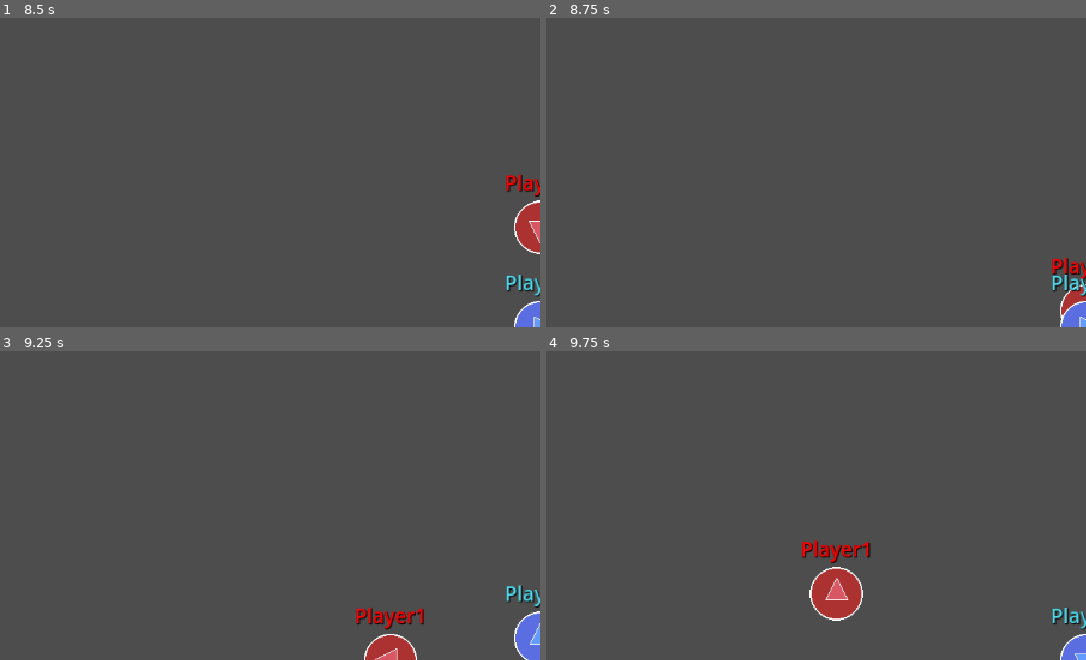
Above: before the commit, frames 1-4 (two rows, left to right).
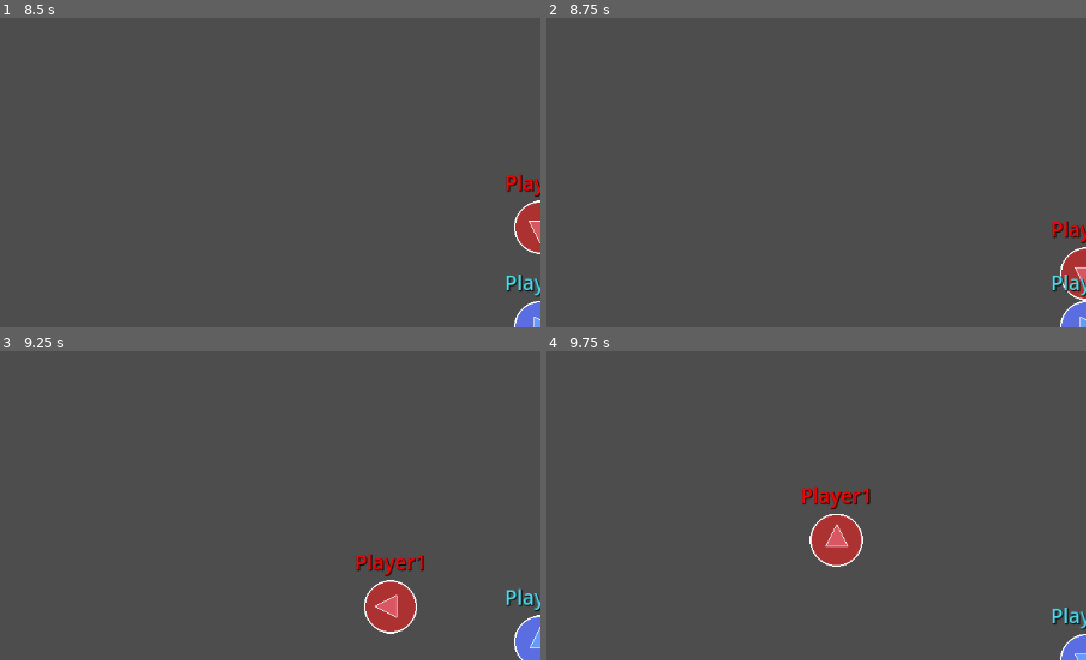
Above: after the commit, the same moments.

Repository: S2009-dev/animated-couscous
Game: Godot game, scene res://objects/scenes/players.tscn
The game is run twice, just before and just after one commit, with the same random seed, the same clock (stepped at 60 frames per second) and the same inputs. Before the commit the project has no main scene; this scene is started directly in both runs.
Inputs:
- Up to frame 1 (8.5 s): tap Enter at 0.5 s; hold D (player1_right) 0.53-1.28 s; hold Down (player2_down) 0.53-1.28 s; hold S (player1_down) 1.28-2.03 s; tap Left (player2_left) at 1.35, 4.35, 7.35 s; hold D (player1_right) 2.03-2.78 s; hold Right (player2_right) 2.03-2.78 s; hold W (player1_up) 2.78-3.53 s; tap Up (player2_up) at 2.85, 5.85 s; hold Down (player2_down) 3.53-4.28 s; hold A (player1_left) 3.53-5.03 s; hold S (player1_down) 5.03-5.78 s; hold Right (player2_right) 5.03-5.78 s; hold D (player1_right) 5.78-6.53 s; hold W (player1_up) 6.53-7.28 s; hold Down (player2_down) 6.53-7.28 s; hold D (player1_right) 7.28-8.03 s; hold S (player1_down) from 8.03 s (still down); hold Right (player2_right) from 8.03 s (still down)
- Up to frame 2 (8.75 s): keep holding S (player1_down); keep holding Right (player2_right)
- Up to frame 3 (9.25 s): release S (player1_down) at 8.78 s; release Right (player2_right) at 8.78 s; hold A (player1_left) from 8.78 s (still down); tap Up (player2_up) at 8.85 s
- Up to frame 4 (9.75 s): release A (player1_left) at 9.53 s; hold W (player1_up) from 9.53 s (still down); hold Down (player2_down) from 9.53 s (still down)

Frame 1 is identical in both runs. In frame 2, 0.9% of the frame differs, in the area x 93-100%, y 65-98%; in frame 3, 3.0%; in frame 4, 3.2%, in the area x 47-61%, y 43-88%.

Commit message:
feat(players): :sparkles: handle players collisions

Diff:
--- a/objects/entities/players/player_1.tscn
+++ b/objects/entities/players/player_1.tscn
@@ -1,11 +1,14 @@
-[gd_scene load_steps=3 format=3 uid="uid://yi03qgjo3ayc"]
+[gd_scene load_steps=4 format=3 uid="uid://yi03qgjo3ayc"]
 
+[ext_resource type="Script" uid="uid://budv22nt8mcxn" path="res://scripts/entities/players/player_1.gd" id="1_3spw0"]
 [ext_resource type="Texture2D" uid="uid://dljx626xr4lkw" path="res://assets/sprites/players/player1.png" id="1_w3ycq"]
 
 [sub_resource type="CircleShape2D" id="CircleShape2D_3spw0"]
 radius = 32.1403
 
-[node name="Player1" type="Area2D"]
+[node name="Player1" type="CharacterBody2D"]
+motion_mode = 1
+script = ExtResource("1_3spw0")
 metadata/_edit_group_ = true
 
 [node name="Sprite2D" type="Sprite2D" parent="."]
--- a/objects/entities/players/player_2.tscn
+++ b/objects/entities/players/player_2.tscn
@@ -6,7 +6,8 @@
 [sub_resource type="CircleShape2D" id="CircleShape2D_3spw0"]
 radius = 32.1403
 
-[node name="Player2" type="Area2D"]
+[node name="Player2" type="CharacterBody2D"]
+motion_mode = 1
 script = ExtResource("1_e6b1r")
 metadata/_edit_group_ = true
 
--- a/objects/scenes/players.tscn
+++ b/objects/scenes/players.tscn
@@ -1,9 +1,8 @@
-[gd_scene load_steps=5 format=3 uid="uid://b6khkw216qi8f"]
+[gd_scene load_steps=4 format=3 uid="uid://b6khkw216qi8f"]
 
 [ext_resource type="PackedScene" uid="uid://yi03qgjo3ayc" path="res://objects/entities/players/player_1.tscn" id="1_ttg0s"]
 [ext_resource type="Script" path="res://scripts/scenes/players.gd" id="1_ym7i4"]
 [ext_resource type="PackedScene" uid="uid://bxth0c6que8bp" path="res://objects/entities/players/player_2.tscn" id="2_ym7i4"]
-[ext_resource type="Script" uid="uid://budv22nt8mcxn" path="res://scripts/entities/players/player_1.gd" id="3_d6dms"]
 
 [node name="Players" type="Node2D"]
 script = ExtResource("1_ym7i4")
@@ -11,6 +10,5 @@
 player2_start_pos = Vector2(544, 270)
 
 [node name="Player1" parent="." instance=ExtResource("1_ttg0s")]
-script = ExtResource("3_d6dms")
 
 [node name="Player2" parent="." instance=ExtResource("2_ym7i4")]
--- a/project.godot
+++ b/project.godot
@@ -11,6 +11,7 @@
 [application]
 
 config/name="animated-couscous"
+run/main_scene="uid://b6khkw216qi8f"
 config/features=PackedStringArray("4.4", "GL Compatibility")
 config/icon="res://icon.svg"
 
--- a/scripts/entities/players/player_1.gd
+++ b/scripts/entities/players/player_1.gd
@@ -1,4 +1,4 @@
-extends Area2D
+extends CharacterBody2D
 
 @export var speed = 400 # Player's Speed (px/s)
 var screen_size
@@ -8,8 +8,8 @@
 	screen_size = get_viewport_rect().size
 
 # Called every frame. 'delta' is the elapsed time since the previous frame.
-func _process(delta: float) -> void:
-	var velocity = Vector2.ZERO # Player's movement vector
+func _physics_process(_delta: float) -> void:
+	velocity = Vector2.ZERO
 
 	if Input.is_action_pressed("player1_up"):
 		velocity.y -= 1
@@ -24,5 +24,5 @@
 		velocity = velocity.normalized() * speed
 		$Sprite2D.rotation = atan2(velocity.y, velocity.x) + 90 * PI / 180
 
-	position += velocity * delta
+	move_and_slide()
 	position = position.clamp(Vector2.ZERO, screen_size)
--- a/scripts/entities/players/player_2.gd
+++ b/scripts/entities/players/player_2.gd
@@ -1,4 +1,4 @@
-extends Area2D
+extends CharacterBody2D
 
 @export var speed = 400 # Player's Speed (px/s)
 var screen_size
@@ -8,8 +8,8 @@
 	screen_size = get_viewport_rect().size
 
 # Called every frame. 'delta' is the elapsed time since the previous frame.
-func _process(delta: float) -> void:
-	var velocity = Vector2.ZERO # Player's movement vector
+func _physics_process(_delta: float) -> void:
+	velocity = Vector2.ZERO
 
 	if Input.is_action_pressed("player2_up"):
 		velocity.y -= 1
@@ -24,5 +24,5 @@
 		velocity = velocity.normalized() * speed
 		$Sprite2D.rotation = atan2(velocity.y, velocity.x) + 90 * PI / 180
 
-	position += velocity * delta
+	move_and_slide()
 	position = position.clamp(Vector2.ZERO, screen_size)
